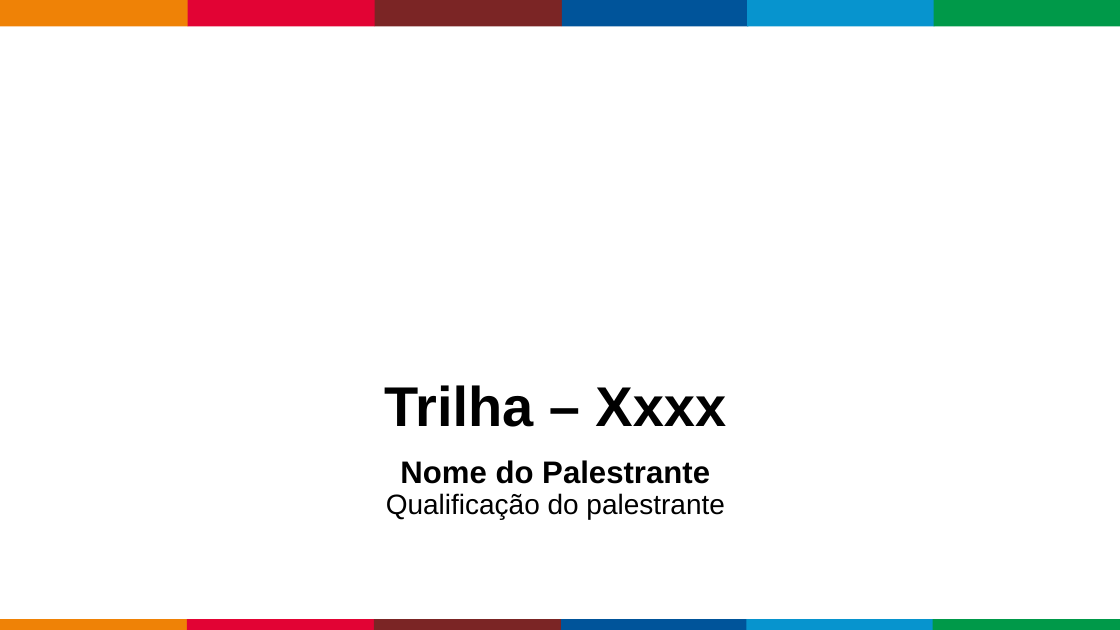
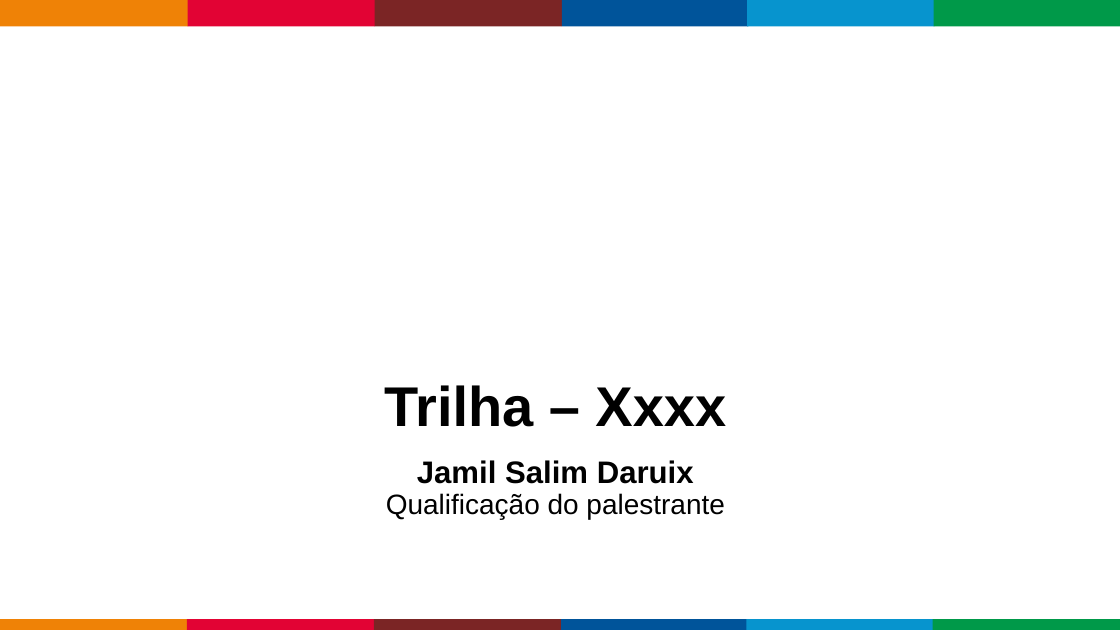
Before and after one commit to jamildaruix/api-gateway-match-iam, a slide deck: slide 1 of apresentacao.ppt. Drawn at 1120x630 pixels with LibreOffice and Linux fonts; fonts in the diff are those of the drawing; background and template pictures are left out. Boxes give left, top, right and bottom in pixels: in the first picture for what was removed or moved away, otherwise in the second. Text is boxed around its words. In the diff, an @@ line names an element or a change of style, - is before the commit and + after.

```diff
--- a/apresentacao.ppt
+++ b/apresentacao.ppt
@@ subtitle at box(417, 460, 694, 484): text changed @@
-Nome do Palestrante
+Jamil Salim Daruix
```
Also in this commit, not shown: 4 slides added, 7 other files.
